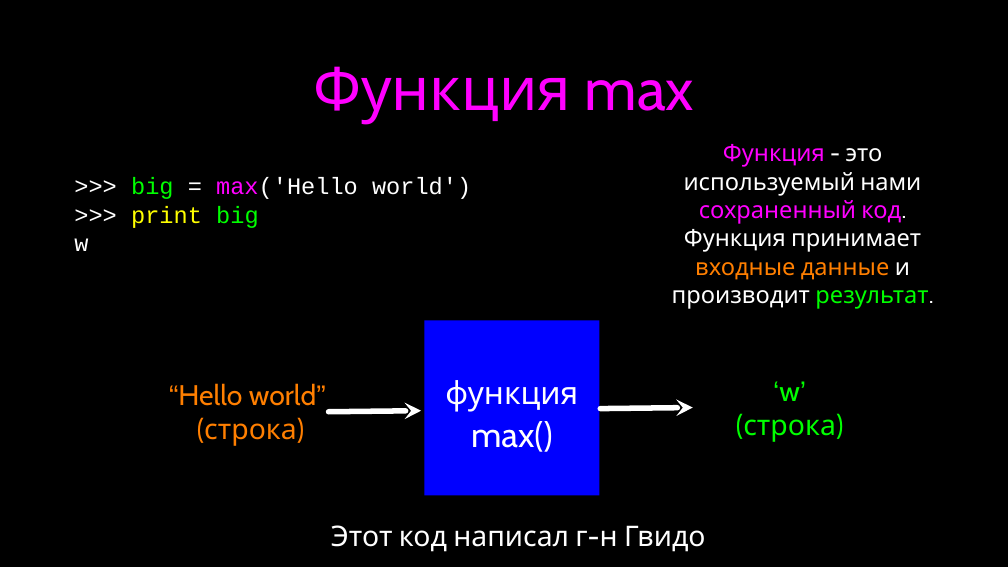
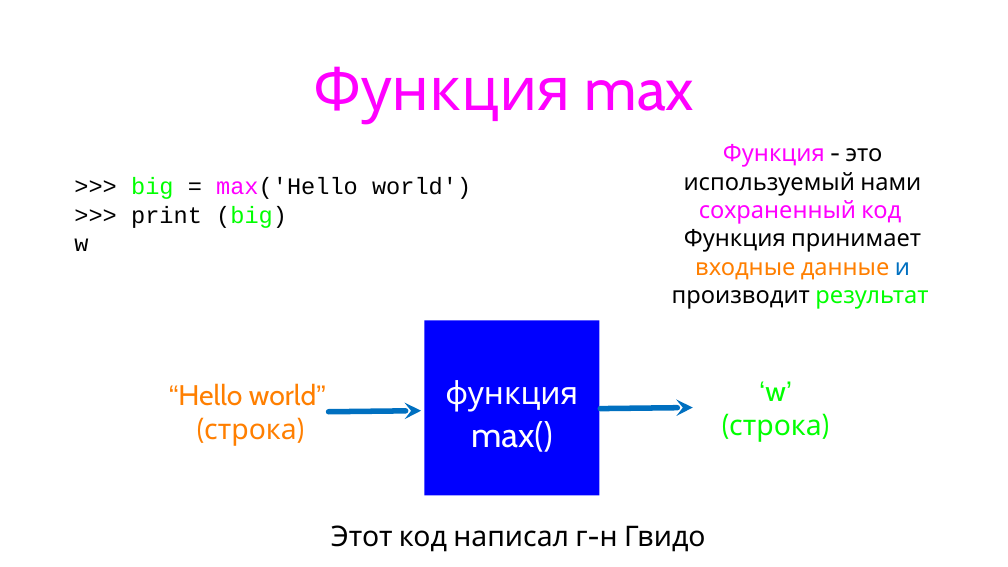
Before and after one commit to maxchv/LearnPython, a slide deck: slide 20 of week04/Functions.pptx (slide 10 before the commit). Drawn at 1008x567 pixels with LibreOffice and Linux fonts; fonts in the diff are those of the drawing. Boxes give left, top, right and bottom in pixels: in the first picture for what was removed or moved away, otherwise in the second. Text is boxed around its words. In the diff, an @@ line names an element or a change of style, - is before the commit and + after.

```diff
--- a/week04/Functions.pptx
+++ b/week04/Functions.pptx
@@ background #000000 to #FFFFFF @@
@@ text "Функция - это используемый нами ..." at (x1=672, y1=144, x2=933, y2=309): text colour #FFFFFF to #000000 in "- это используемый нами Функция принимает производит"; text colour #FFFFFF to #0070C0 in "и" @@
@@ text at (x1=74, y1=177, x2=471, y2=251): text colour #FFFFFF to #000000 in ">>> = max('Hello world')", "w" @@
@@ text at (x1=131, y1=206, x2=287, y2=228): text changed; text colour #FFFF00 to #000000 @@
->>> print big
+>>> print (big)
@@ text "‘w’" moved from (x1=743, y1=381, x2=836, y2=442) to (x1=729, y1=381, x2=822, y2=442) @@
@@ arrow (421, 410) - (329, 412): stroke #FFFFFF 7 pt to #0070C0 7 pt @@
@@ arrow (693, 408) - (600, 409): stroke #FFFFFF 7 pt to #0070C0 7 pt @@
@@ text "Этот код написал г-н Гвидо" at (x1=331, y1=525, x2=706, y2=552): text colour #FFFFFF to #000000 @@
```
Also in this commit, not shown: 18 other slides changed, 15 slides added, 2 slides removed.
